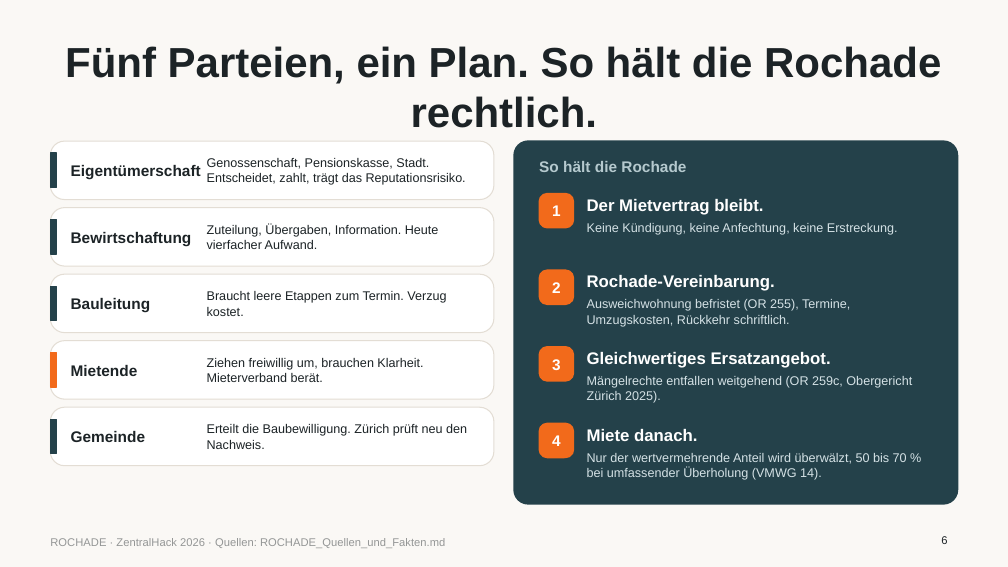
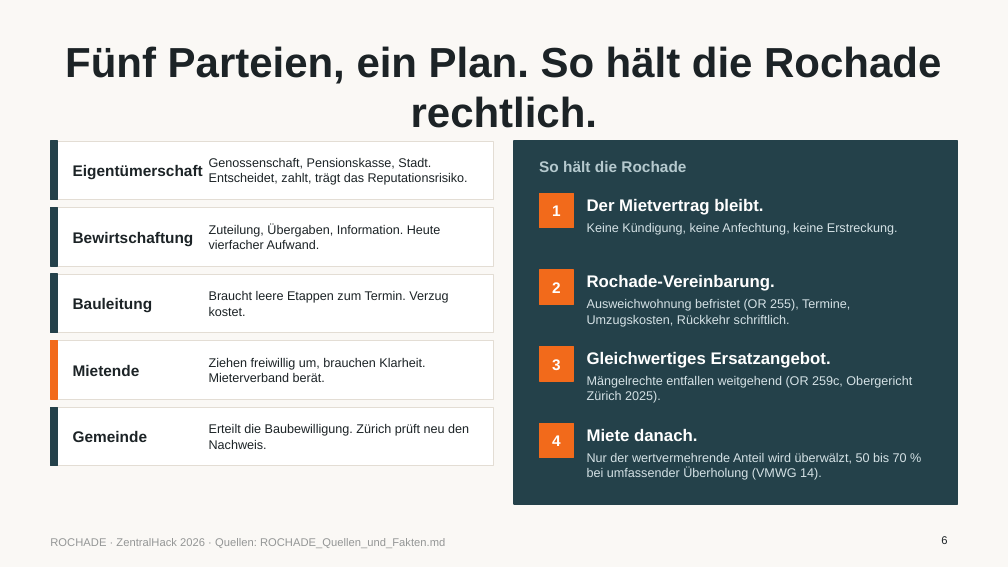
Before and after one commit to platret/ROCHADE, a slide deck: slide 6 of pitch/ROCHADE_Pitch.pptx. Drawn at 1008x567 pixels with LibreOffice and Linux fonts; fonts in the diff are those of the drawing. Boxes give left, top, right and bottom in pixels: in the first picture for what was removed or moved away, otherwise in the second. Text is boxed around its words. In the diff, an @@ line names an element or a change of style, - is before the commit and + after.

```diff
--- a/pitch/ROCHADE_Pitch.pptx
+++ b/pitch/ROCHADE_Pitch.pptx
@@ rectangle: place and size @@
-rectangle at [50, 153, 56, 187]
+rectangle at [50, 141, 57, 200]
@@ rectangle: place and size @@
-rectangle at [50, 220, 56, 254]
+rectangle at [50, 208, 57, 266]
@@ rectangle: place and size @@
-rectangle at [50, 286, 56, 321]
+rectangle at [50, 274, 57, 333]
@@ rectangle: place and size @@
-rectangle at [50, 353, 56, 387]
+rectangle at [50, 341, 57, 399]
@@ rectangle: place and size @@
-rectangle at [50, 419, 56, 454]
+rectangle at [50, 407, 57, 466]
@@ rounded rectangle to rectangle in 10 elements at [50, 141, 494, 200], [50, 208, 494, 266], [50, 274, 494, 333], [50, 341, 494, 399], [50, 407, 494, 466], [514, 141, 958, 504], [539, 194, 574, 228], [539, 270, 574, 304], [539, 347, 574, 381], [539, 423, 574, 458] @@
```
Also in this commit, not shown: 6 other slides changed, 2 slides added, 2 slides removed, 2 other files.
